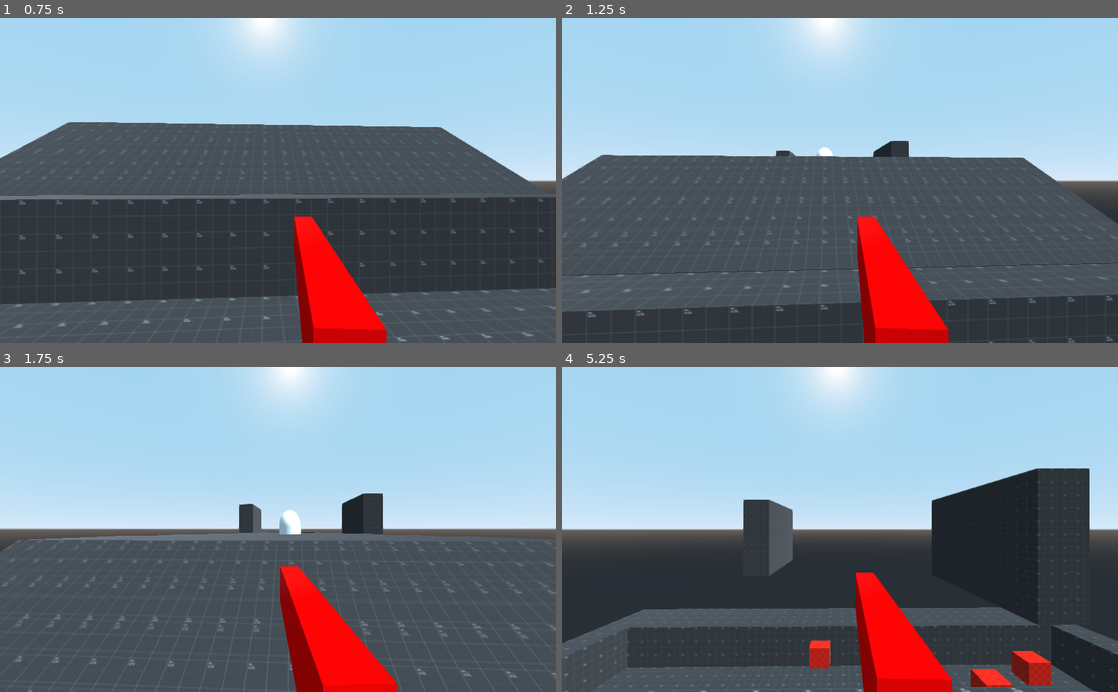
Above: before the commit, frames 1-4 (two rows, left to right).
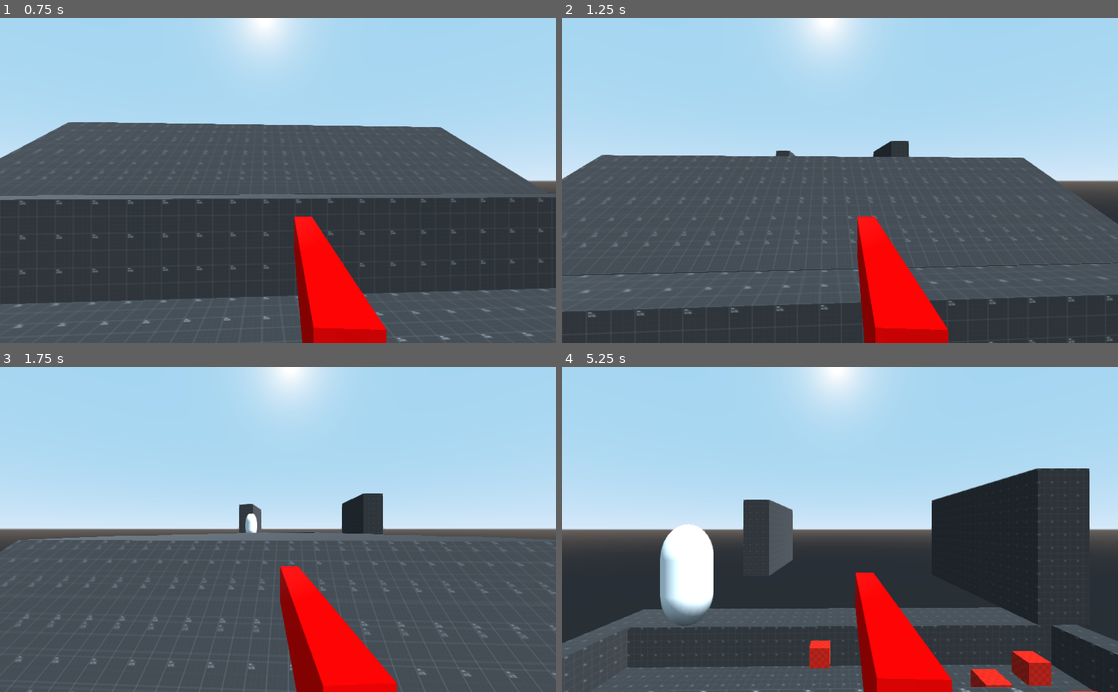
Above: after the commit, the same moments.

Repository: Loading64/Unrealimist
Game: Godot game, scene res://CSGVer of test level.tscn
Same seed, same stepped clock (60 frames per second), same inputs: the game is played once before the commit and once after it.
Inputs (mouse positions are in pixels of both pictures, inside the frame that each line leads up to):
- Up to frame 1 (0.75 s): move the mouse to (305, 180) at 0.52 s; hold W (move_forward) from 0.53 s (still down); hold Space (jump) from 0.53 s (still down)
- Up to frame 2 (1.25 s): keep holding W (move_forward); keep holding Space (jump)
- Up to frame 3 (1.75 s): keep holding W (move_forward); move the mouse to (250, 529) at 1.27 s; release Space (jump) at 1.28 s; click (250, 529) at 1.35 s; tap Space (jump) at 1.52, 1.55 s
- Up to frame 4 (5.25 s): keep holding W (move_forward); tap Space (jump) at 1.82, 2.3, 3.02, 3.05, 3.32, 4.52, 4.55, 4.82 s; move the mouse to (851, 523) at 2.02 s; hold Ctrl (Sliding) 2.03-2.78 s; move the mouse to (834, 536) at 2.77 s; tap Shift (Sprint) at 2.85 s; move the mouse to (878, 532) at 3.52 s; hold Space (jump) 3.53-4.28 s; move the mouse to (795, 526) at 4.27 s; click (795, 526) at 4.35 s; move the mouse to (845, 529) at 5.02 s; hold Ctrl (Sliding) from 5.03 s (still down)

Frame 1 is identical in both runs. In frame 2, less than 0.1% of the frame differs, in the area x 45-49%, y 39-43%; in frame 3, 0.3%; in frame 4, 2.4%, in the area x 17-28%, y 48-80%.

Commit message:
made some minor changes to the map and wallrun code

Diff:
--- a/CSGVer of test level.tscn
+++ b/CSGVer of test level.tscn
@@ -150,6 +150,6 @@
 one_shot = true
 
 [node name="Badguy" parent="." instance=ExtResource( 4 )]
-transform = Transform( 1, 0, 0, 0, 1, 0, 0, 0, 1, 0, 5, -28 )
+transform = Transform( 1, 0, 0, 0, 1, 0, 0, 0, 1, -7.01174, 6.09552, -47.9428 )
 
 [connection signal="timeout" from="KinematicBody/Timer" to="KinematicBody" method="_on_Timer_timeout"]
--- a/KinematicBody.gd
+++ b/KinematicBody.gd
@@ -14,6 +14,7 @@
 var transition_speed = 20
 var sliding_speed = 30
 var sprinting_speed = 20
+var wallrun_speed = 50
 var h_acceleration = 8
 var air_acceleration = 1
 var normal_acceleration = 6
@@ -36,6 +37,7 @@
 onready var timer = $Timer
 onready var pcap = $CollisionShape
 onready var head = $Head
+onready var wall_check = $wallcheck
 onready var ground_check = $GroundCheck
 onready var hand = $Head/Hand
 onready var handloc = $Head/HandLoc
@@ -51,10 +53,13 @@
 
 func _wallrun():
 	if Input.is_action_pressed("jump"):
-		if Input.is_action_pressed("move_forward"):
-			if is_on_wall():
+		if Input.is_action_pressed("move_right") or Input.is_action_pressed("move_left"):
+			if wall_check.is_colliding():
 				wall_normal = get_slide_collision(0)
 				gravity_vec = Vector3.ZERO
+				speed = wallrun_speed
+				double_jump = 1
+				air_acceleration = 1
 				direction = -wall_normal.normal * speed
 
 func _input(event):
@@ -106,7 +111,7 @@
 	else:
 		gravity_vec = -get_floor_normal()
 
-	if Input.is_action_just_pressed("jump") and (is_on_floor() or ground_check.is_colliding()):
+	if Input.is_action_just_pressed("jump") and (is_on_floor() or ground_check.is_colliding()) or _wallrun():
 		gravity_vec = Vector3.UP * jump
 
 	elif Input.is_action_just_pressed("jump") and double_jump == 1 and (is_on_floor() == false or ground_check.is_colliding() == false):
--- a/movementcamera.tscn
+++ b/movementcamera.tscn
@@ -140,5 +140,10 @@
 [node name="StateTimer" type="Timer" parent="."]
 wait_time = 0.1
 
+[node name="wallcheck" type="RayCast" parent="."]
+transform = Transform( 1, 0, 0, 0, 1, 0, 0, 0, 1, -1, 0.857143, -0.8 )
+enabled = true
+cast_to = Vector3( 2, 0, 0 )
+
 [connection signal="timeout" from="Head/HandLoc/MeshInstance/RayCast/GunTimer" to="." method="_on_GunTimer_timeout"]
 [connection signal="timeout" from="StateTimer" to="." method="_on_StateTimer_timeout"]
